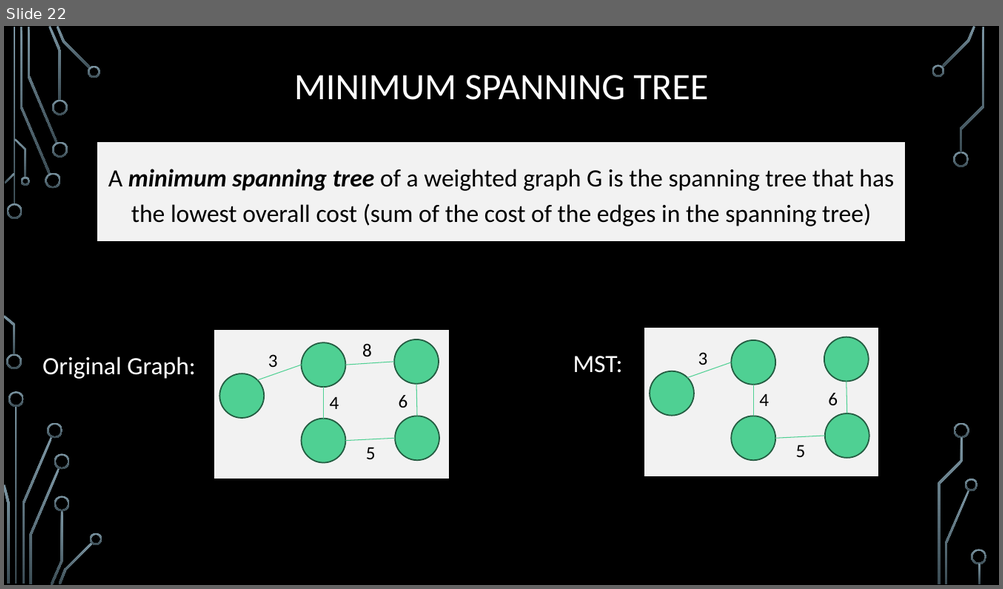
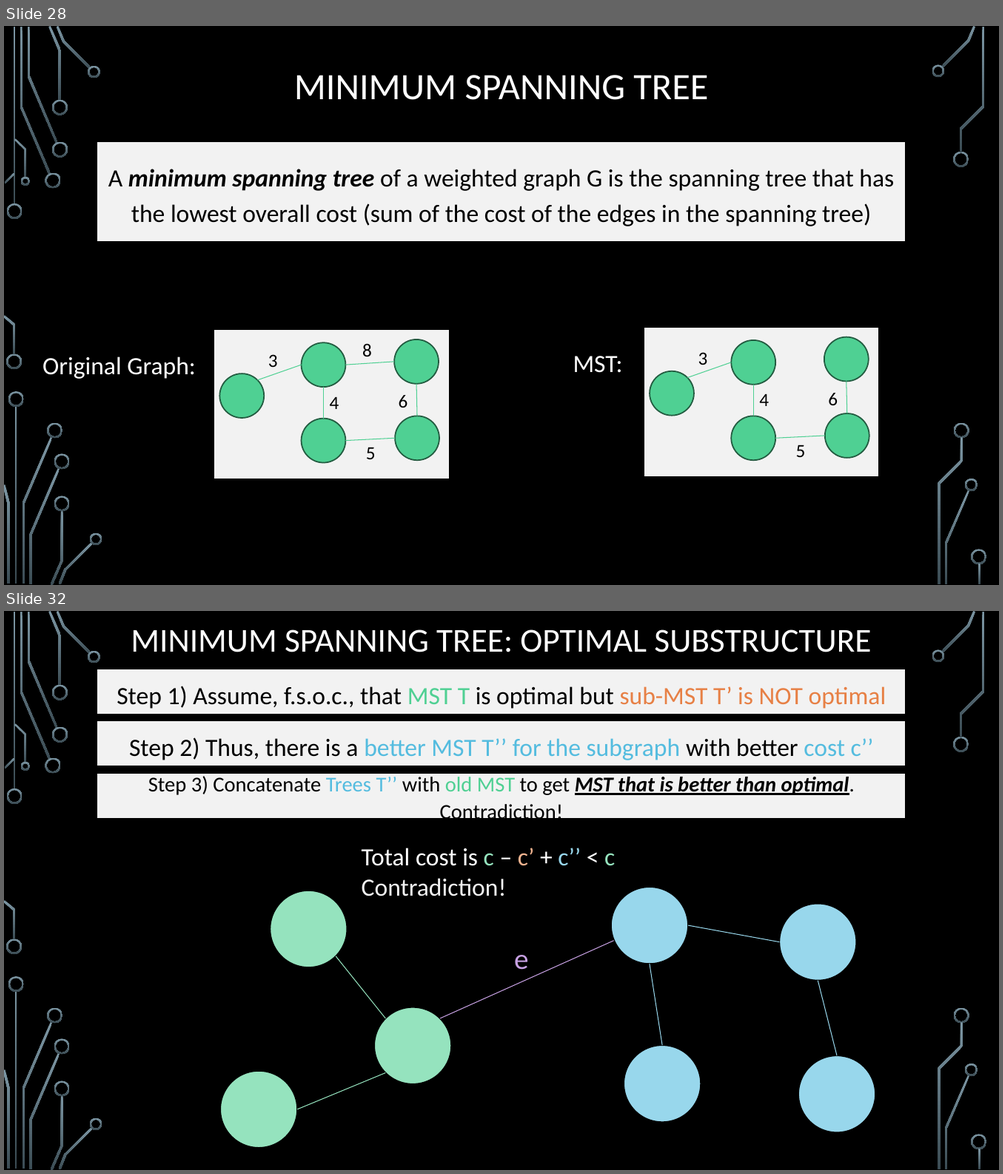
Before and after one commit to markfloryan/dsa2, a slide deck: slides/03-2-DijkstraAndPrim.pptx. Shown one above the other, each under a label of ours: slide 22 before the commit, slides 28 and 32 after it; the slides between them are not shown. The pictures are 1003x589 and 1003x1174 pixels, drawn with LibreOffice and Linux fonts; fonts in the diff are those of the drawing; background and template pictures are left out. Boxes give left, top, right and bottom in pixels: in the first picture for what was removed or moved away, otherwise in the second. Text is boxed around its words. In the diff, an @@ line names an element or a change of style, - is before the commit and + after.

```diff
--- a/slides/03-2-DijkstraAndPrim.pptx
+++ b/slides/03-2-DijkstraAndPrim.pptx
@@ slide 32 added at box(4, 611, 999, 1170), background picture (left out); not listed: 36 template elements that a slide beside it also shows @@
@@ title added at box(131, 629, 871, 652), 32.4 pt, text #FFFFFF @@
+MINIMUM SPANNING TREE: OPTIMAL SUBSTRUCTURE
@@ rectangle added at box(97, 669, 905, 715), fill #F2F2F2, outline #000000 0.75 pt, 24 pt, text #000000 @@
+Step 1) Assume, f.s.o.c., that MST T is optimal but sub-MST T’ is NOT optimal
@@ rectangle added at box(97, 721, 905, 767), fill #F2F2F2, outline #000000 0.75 pt, 24 pt, text #54BCDF @@
+Step 2) Thus, there is a better MST T’’ for the subgraph with better cost c’’
@@ rectangle added at box(97, 774, 905, 819), fill #F2F2F2, outline #000000 0.75 pt, 20.4 pt, text #000000 @@
+Step 3) Concatenate Trees T’’ with old MST to get MST that is better than optimal. Contradiction!
@@ text added at box(361, 848, 614, 897), 24 pt, text #FFFFFF @@
+Total cost is c – c’ + c’’ < c
+Contradiction!
@@ group added at box(220, 891, 614, 1148): 3 ellipses, 3 lines, 1 text @@
+e
@@ group added at box(611, 887, 876, 1133): 4 ellipses, 3 lines @@
@@ what was slide 22 is now slide 28 @@
```
Also in this commit, not shown: 8 slides changed, 11 other slides added, 1 other file.
